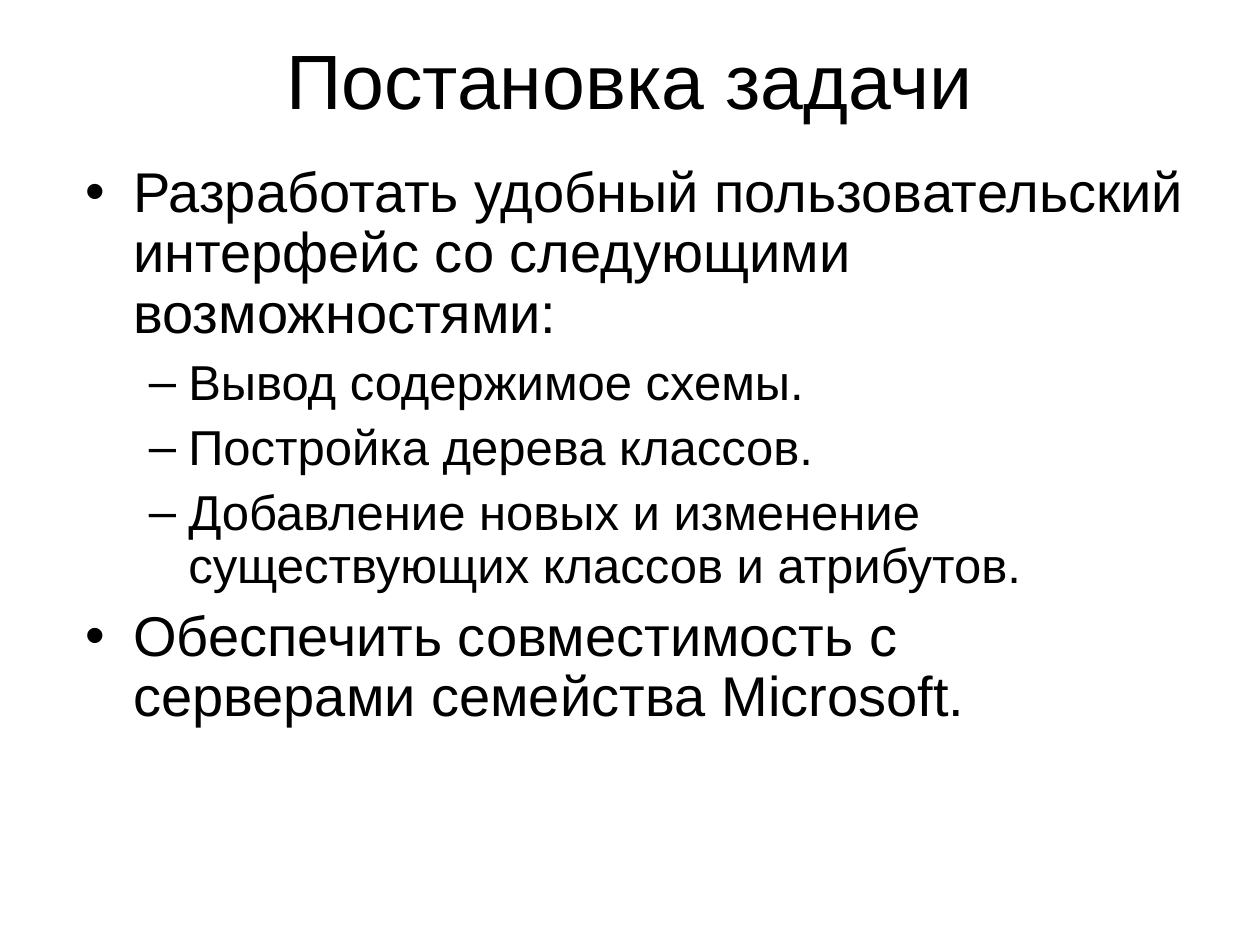
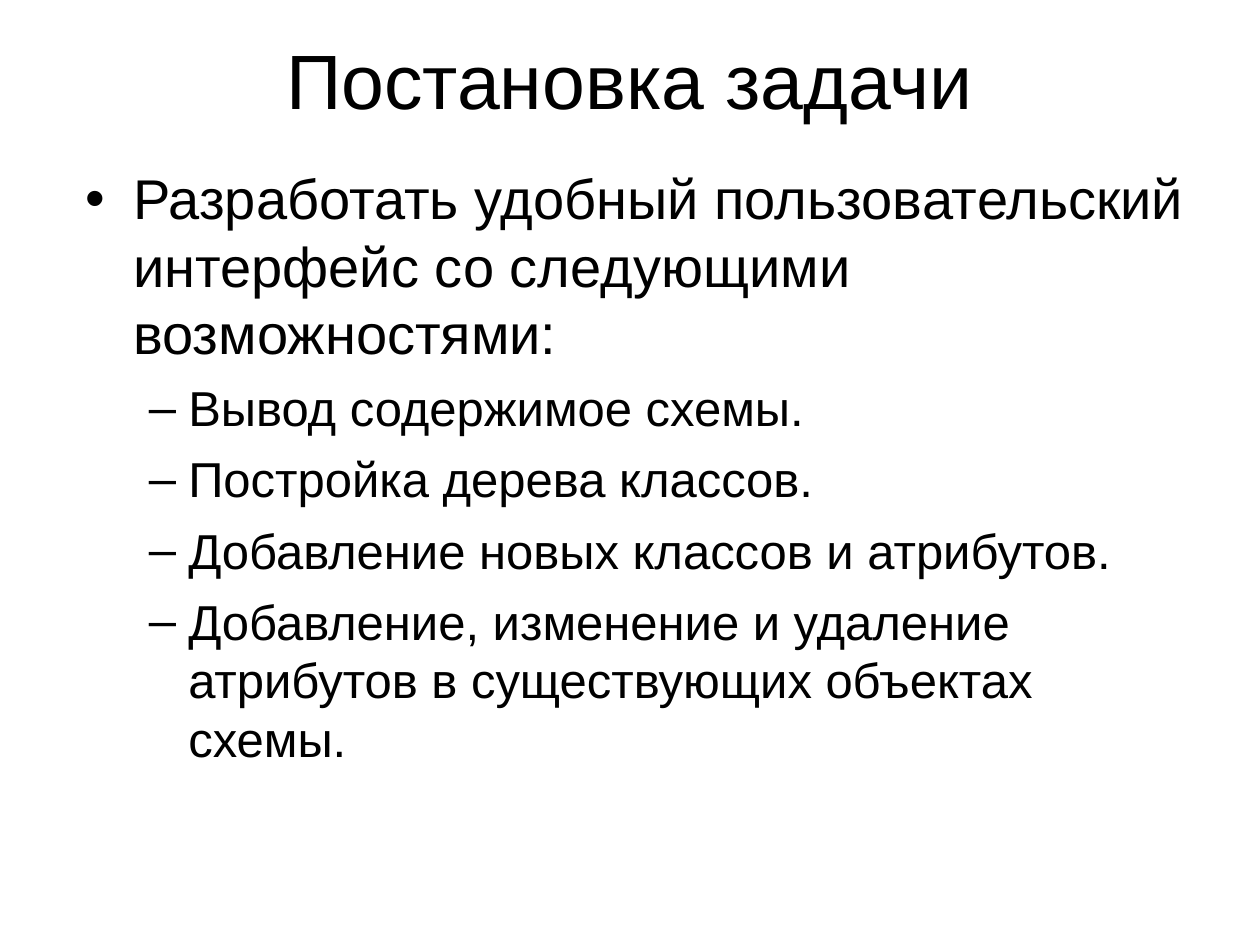
Before and after one commit to StarkyLife/diplom_v2, a slide deck: slide 5 of Пояснительная записка/Управление схемой службы каталогов.ppt. Drawn at 1260x945 pixels with LibreOffice and Linux fonts; fonts in the diff are those of the drawing. Boxes give left, top, right and bottom in pixels: in the first picture for what was removed or moved away, otherwise in the second. Text is boxed around its words. In the diff, an @@ line names an element or a change of style, - is before the commit and + after.

```diff
--- a/Пояснительная записка/Управление схемой службы каталогов.ppt
+++ b/Пояснительная записка/Управление схемой службы каталогов.ppt
@@ text at (133, 177, 1184, 508): line spacing 0.9 to 1 @@
@@ text at (188, 533, 1110, 758): text changed @@
-  – Добавление новых и изменение существующих классов и атрибутов.
-• Обеспечить совместимость с серверами семейства Microsoft.
+  – Добавление новых классов и атрибутов.
+  – Добавление, изменение и удаление атрибутов в существующих объектах схемы.
```
Also in this commit, not shown: 9 slides added, 6 other files.
